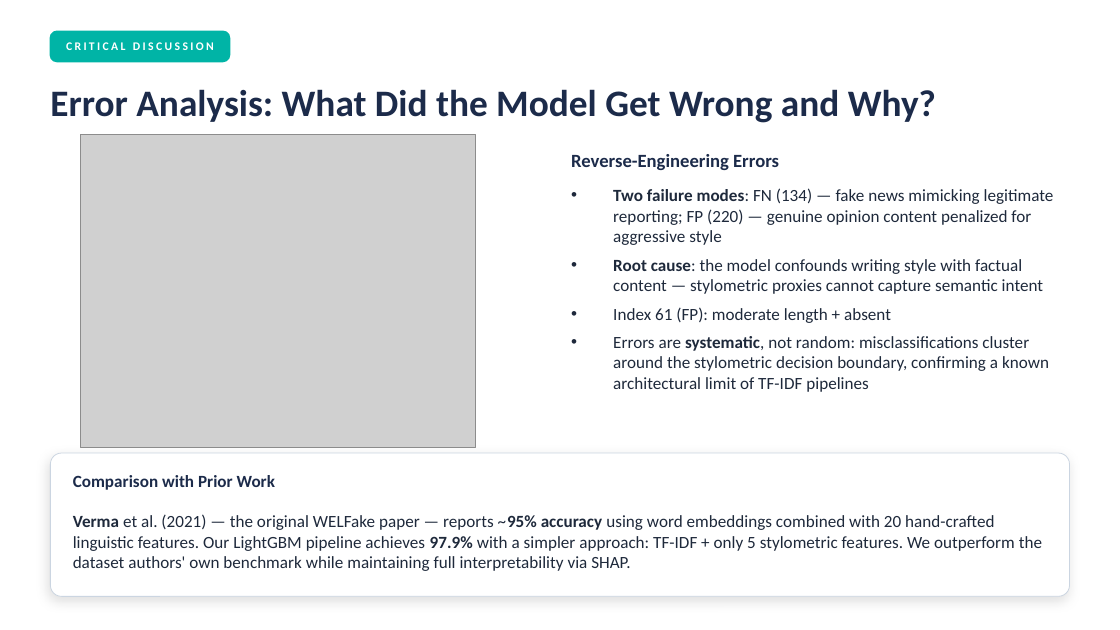
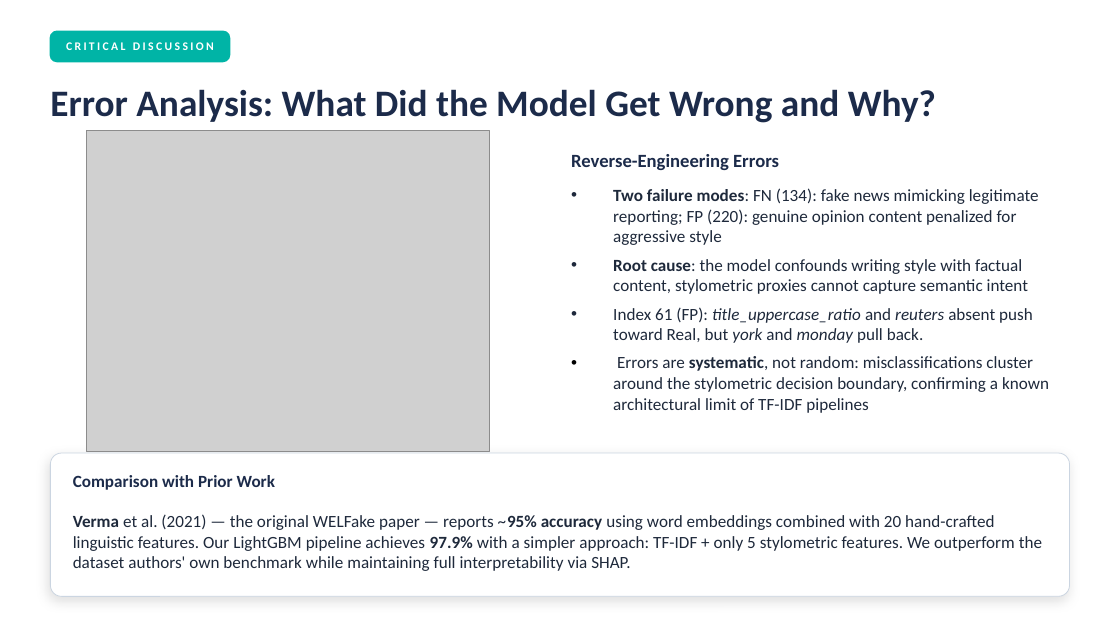
Before and after one commit to jackomazi/data-mining-and-machine-learning-project, a slide deck: slide 13 of project_presentation_template.pptx (slide 14 before the commit). Drawn at 1120x630 pixels with LibreOffice and Linux fonts; fonts in the diff are those of the drawing; grey boxes stand for pictures. Boxes give left, top, right and bottom in pixels: in the first picture for what was removed or moved away, otherwise in the second. Text is boxed around its words. In the diff, an @@ line names an element or a change of style, - is before the commit and + after.

```diff
--- a/project_presentation_template.pptx
+++ b/project_presentation_template.pptx
@@ picture: place and size @@
-picture at box(81, 134, 476, 447)
+picture at box(86, 131, 489, 452)
@@ text at box(613, 188, 1039, 343): text changed @@
-• Two failure modes: FN (134) — fake news mimicking legitimate reporting; FP (220) — genuine opinion content penalized for aggressive style
-• Root cause: the model confounds writing style with factual content — stylometric proxies cannot capture semantic intent
-• Index 61 (FP): moderate length + absent
+• Two failure modes: FN (134): fake news mimicking legitimate reporting; FP (220): genuine opinion content penalized for aggressive style
+• Root cause: the model confounds writing style with factual content, stylometric proxies cannot capture semantic intent
+• Index 61 (FP): title_uppercase_ratio and reuters absent push toward Real, but york and monday pull back.
```
Also in this commit, not shown: 11 other slides changed, 1 slide removed, 1 other file.
